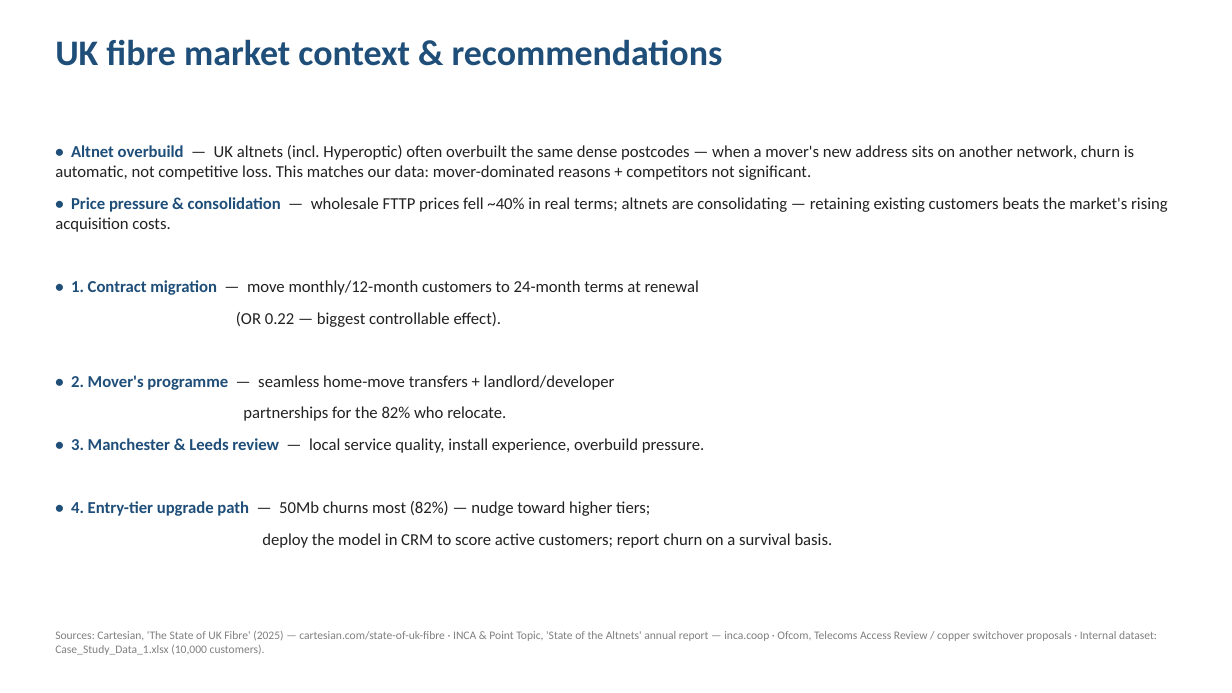
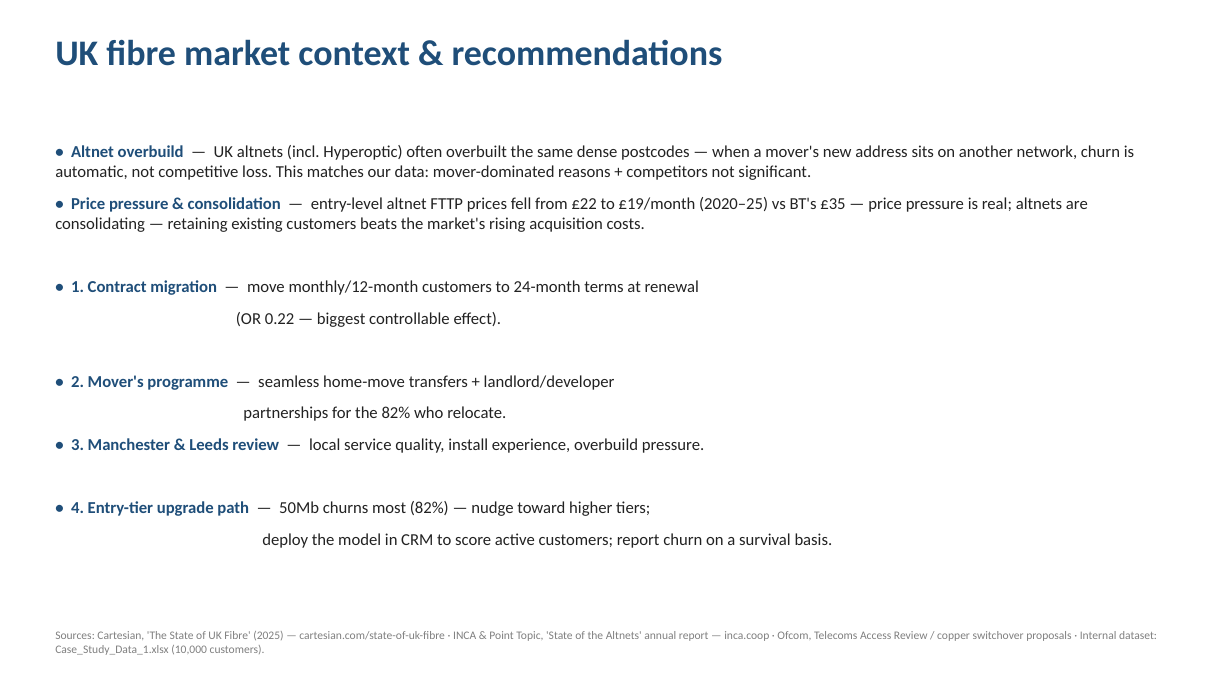
Before and after one commit to vasilijasuljagic-lab/churn_analysis, a slide deck: slide 5 of presentation/Hyperoptic_-_Presentation_-_Churn_Analysis.pptx. Drawn at 1232x693 pixels with LibreOffice and Linux fonts; fonts in the diff are those of the drawing. Boxes give left, top, right and bottom in pixels: in the first picture for what was removed or moved away, otherwise in the second. Text is boxed around its words. In the diff, an @@ line names an element or a change of style, - is before the commit and + after.

```diff
--- a/presentation/Hyperoptic_-_Presentation_-_Churn_Analysis.pptx
+++ b/presentation/Hyperoptic_-_Presentation_-_Churn_Analysis.pptx
@@ text at (x1=55, y1=197, x2=1088, y2=232): text changed @@
-• Price pressure & consolidation — wholesale FTTP prices fell ~40% in real terms; altnets are consolidating — retaining existing customers beats the market's rising acquisition costs.
+• Price pressure & consolidation — entry-level altnet FTTP prices fell from £22 to £19/month (2020–25) vs BT's £35 — price pressure is real; altnets are consolidating — retaining existing customers beats the market's rising acquisition costs.
```
